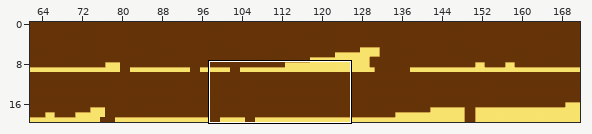
Two versions of a level (Tiled map, assets/levels/level7.tmx). Above: a wide view before the commit, with the close-up outlined.
Close-up. First the earlier version:
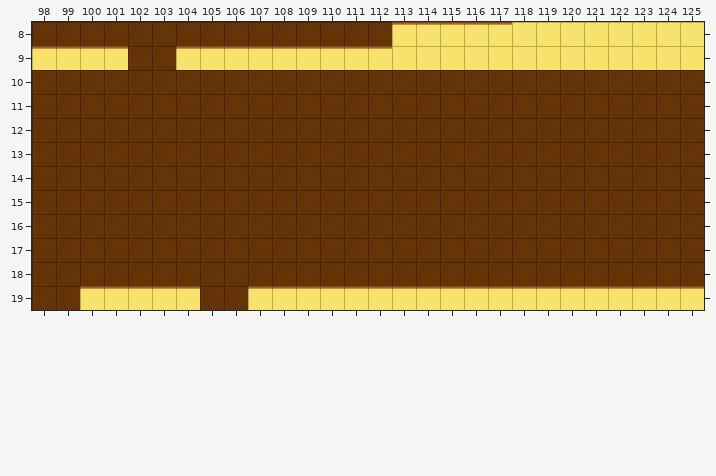
Cells are 64x64 px. Shown: x 98..125, y 8..19. The commit also changed other parts of the map, which this record leaves out. Tiles whose own drawing changed are shown in their newer look in all pictures.
New version:
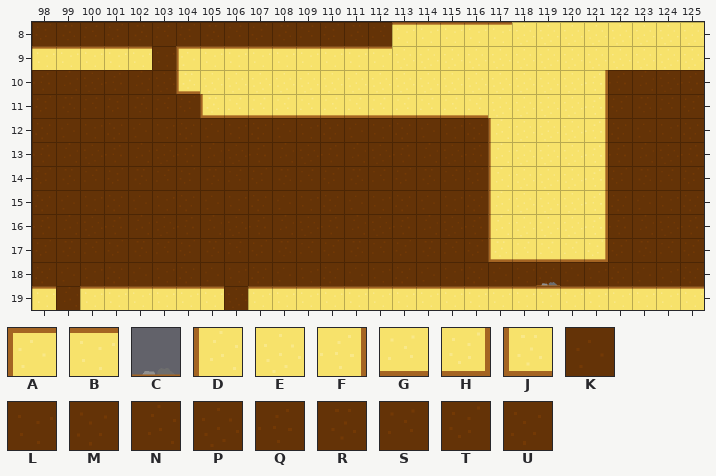
Key: from "level": A 0, B 1, C 8, D 10, E 11, F 12, G 21, H 22, J 31, K 33, L 34, M 35, N 43, P 44, Q 45, R 53, S 54, T 55, U 67.
_ is an empty cell, # one hidden under a higher layer, . an unchanged one.
From old to new:
--- layer "Background"
@@ x 98..121 @@
- 9 ....K...................
-10 ......QNPQNPQNPQNPQNPQNP
-11 .......RSTRSTRSTRSTRSTRS
-12 ...................KLMKL
-13 ...................NPQNP
-14 ...................RSTRS
-15 ...................KLMKL
-16 ...................NPQNP
-17 ...................RSTRS
-18 .....................M..
-19 Q......N................
+ 9 ....#...................
+10 ......##################
+11 .......#################
+12 ...................#####
+13 ...................#####
+14 ...................#####
+15 ...................#####
+16 ...................#####
+17 ...................#####
+18 .....................U..
+19 #......#................
--- layer "Kachelebene 1"
@@ x 98..121 @@
- 9 ...._.B.................
-10 ......__________________
-11 ......._________________
-12 ..................._____
-13 ..................._____
-14 ..................._____
-15 ..................._____
-16 ..................._____
-17 ..................._____
-18 ....................._..
-19 _......_................
+ 9 ....B.A.................
+10 ......JEEEEEEEEEEEEEEEEF
+11 .......JGGGGGGGGGGGEEEEF
+12 ...................DEEEF
+13 ...................DEEEF
+14 ...................DEEEF
+15 ...................DEEEF
+16 ...................DEEEF
+17 ...................JGGGH
+18 .....................C..
+19 B......B................
Pixel boxes of the changes (left, top, right, bottom) in both close-ups:
changed: (128, 46, 152, 70)
changed: (176, 48, 608, 286)
changed: (32, 286, 56, 310)
changed: (200, 286, 224, 310)
